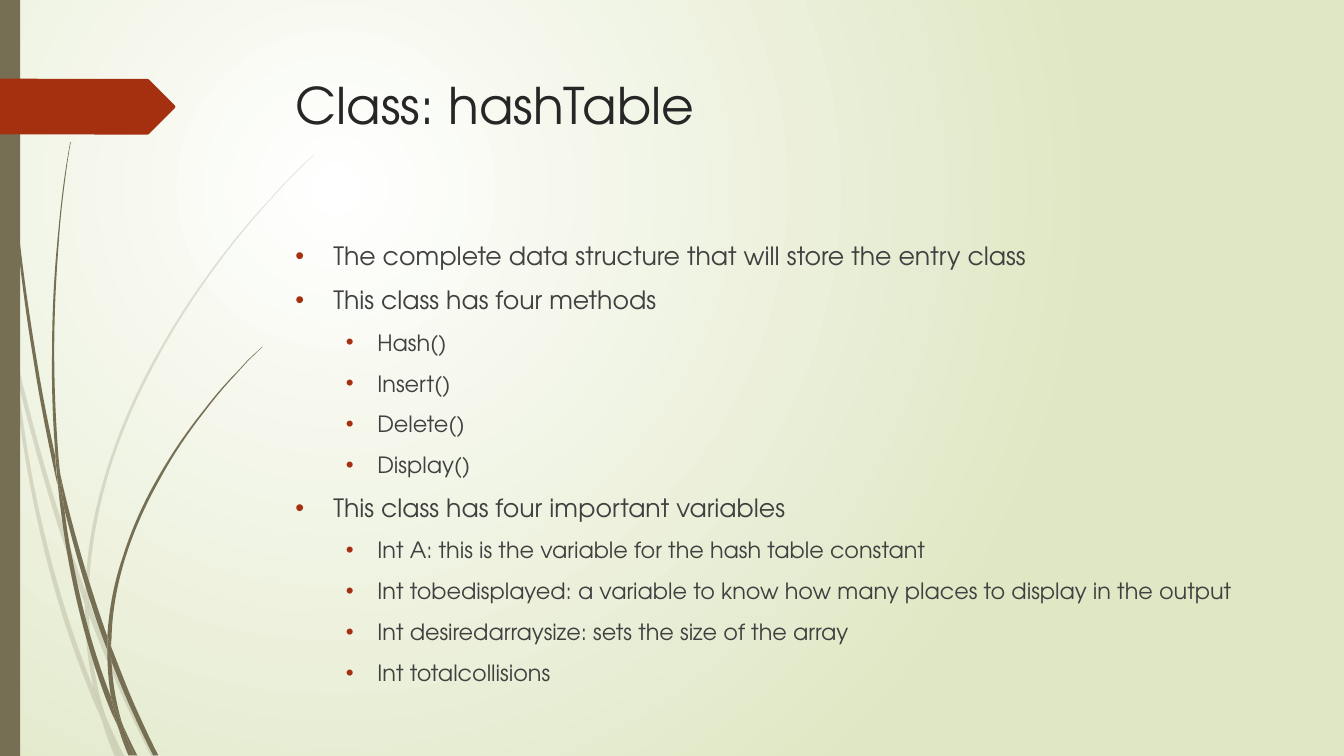
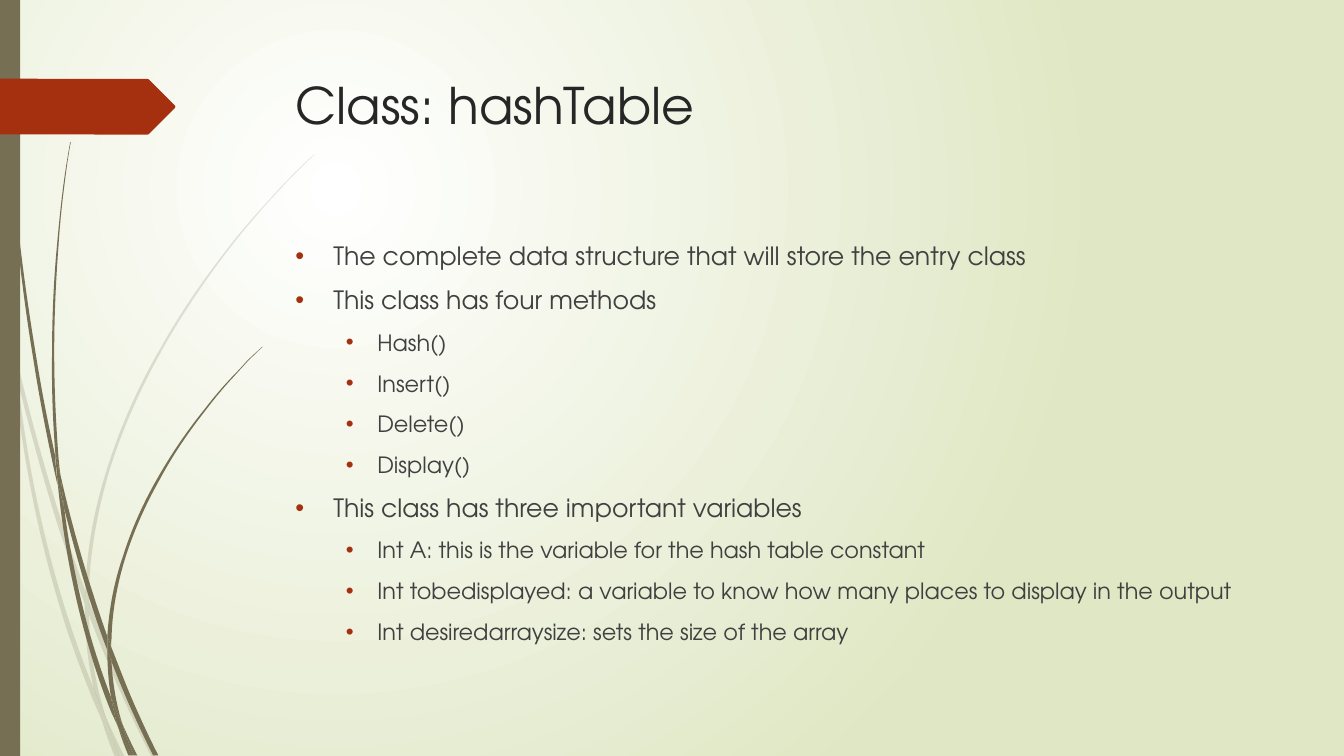
Before and after one commit to employedtitan/comp401, a slide deck: slide 5 of Project 1/Robin Hood Hashing.pptx. Drawn at 1344x756 pixels with LibreOffice and Linux fonts; fonts in the diff are those of the drawing. Boxes give left, top, right and bottom in pixels: in the first picture for what was removed or moved away, otherwise in the second. Text is boxed around its words. In the diff, an @@ line names an element or a change of style, - is before the commit and + after.

Commit message:
updated
updated powerpoint

```diff
--- a/Project 1/Robin Hood Hashing.pptx
+++ b/Project 1/Robin Hood Hashing.pptx
@@ text at [333,498,802,522]: text changed @@
-• This class has four important variables
+• This class has three important variables
@@ text at [377,664,550,682]: paragraph removed @@
-  • Int totalcollisions
```
